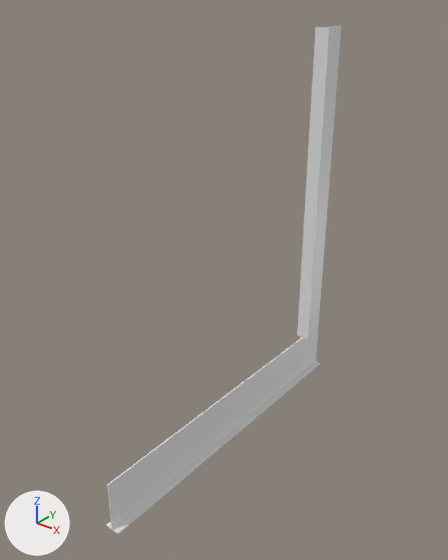
One commit to the Blender file models/meshes/arch/i-beam/i-beam.blend: the scene before it, then after it.
Before and after are seen from a camera (50 mm lens) standing at (0.948, -1.726, 1.122) and looking at (-0.007, -0.532, 0.381). Lighting does not change. The marker at lower left points along +X, +Y and +Z.

The scene before the commit, as lines of its bpy script (objects in view):
```python
me_cube_003 = bpy.data.meshes.new('Cube.003')
me_cube_003.from_pydata(...)  # 20 vertices, 18 faces; spans x -0.022..0.022, y -1.0..0.0, z -0.154..0.0
me_cube_003.materials.append(mat_material)  # white #e7e7e7
me_cube_007 = bpy.data.meshes.new('Cube.007')
me_cube_007.from_pydata(...)  # 20 vertices, 18 faces; spans x -0.022..0.022, y -0.104..0.0, z 0.0..1.0
me_cube_007.materials.append(mat_material_006)  # white #e7e7e7
ob_i_beam_roof_small = bpy.data.objects.new('i-beam-roof-small', me_cube_003)
ob_i_beam_roof_small.location = (0.0, 0.0, 0.0)
ob_i_beam_wall_top = bpy.data.objects.new('i-beam-wall-top', me_cube_007)
ob_i_beam_wall_top.location = (0.0, 0.0, 0.0)
```
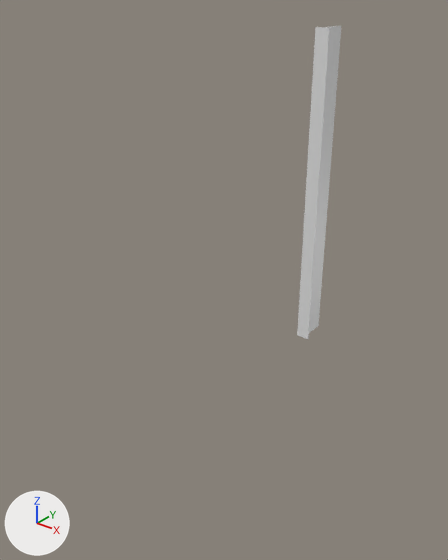
Boxes (x1, y1, x2, y2) around the edits, measured in the pictures (448 x 560 px):
'i-beam-roof-small', deleted: before (107, 326, 321, 534)

The change in detail:
Object 'i-beam-roof-small' (ob_i_beam_roof_small) is deleted.
